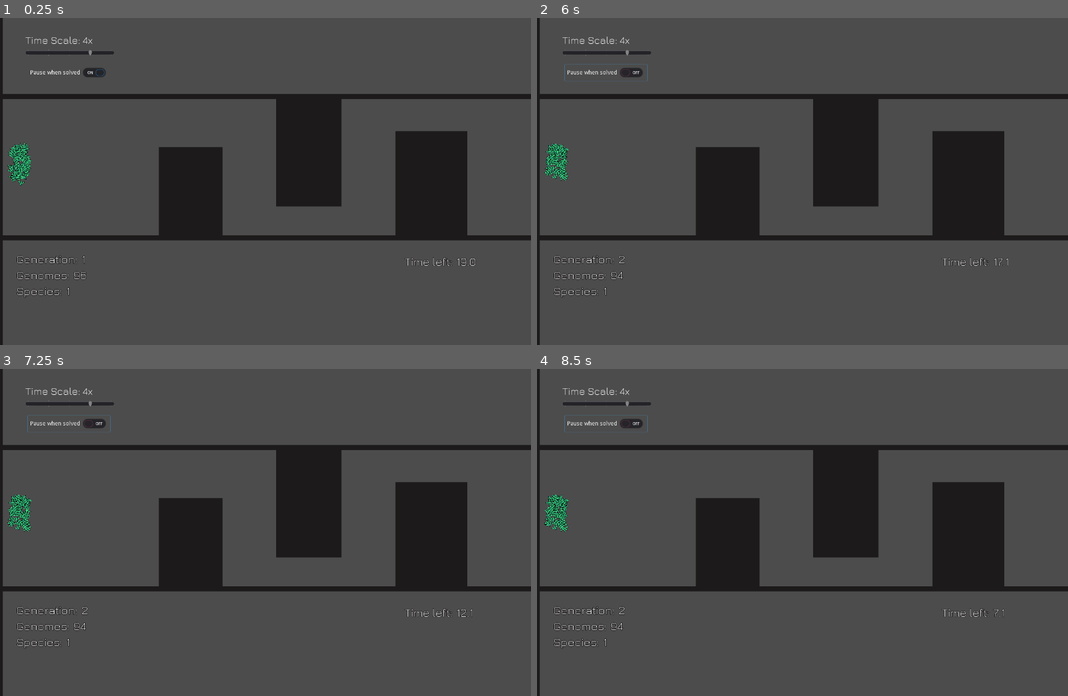
Above: before the commit, frames 1-4 (two rows, left to right).
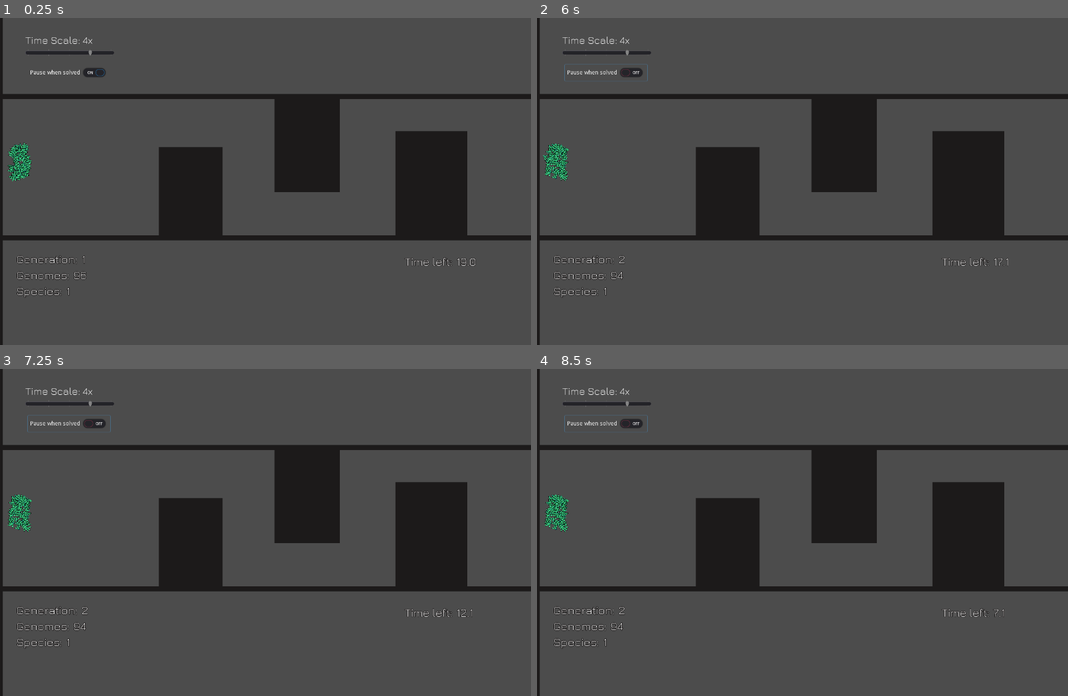
Above: after the commit, the same moments.

Repository: a0x77ry/plasmata
Game: Godot game, scene res://level1.tscn
The game is run twice, just before and just after one commit, with the same random seed, the same clock (stepped at 60 frames per second) and the same inputs.
Inputs:
- Up to frame 1 (0.25 s): no input
- Up to frame 2 (6 s): tap Enter (ui_accept) at 0.5, 0.77 s; click "Pause when solved" at 1.25 s
- Up to frame 3 (7.25 s): no input
- Up to frame 4 (8.5 s): no input

The runs differ from the first frame. In frame 1, 0.8% of the frame differs, in the area x 1-65%, y 24-58%; in frame 2, 0.8%; in frame 3, 0.8%; in frame 4, 0.8%.

Commit message:
Add weight and link mutation rate

Diff:
--- a/level1.tscn
+++ b/level1.tscn
@@ -94,9 +94,9 @@
 collision_layer = 3
 
 [node name="Wall6" parent="Walls" instance=ExtResource( 2 )]
-position = Vector2( 757, 227 )
+position = Vector2( 753, 207 )
 rotation = 1.5708
-scale = Vector2( 8.36, 11.482 )
+scale = Vector2( 7.44, 11.482 )
 collision_layer = 3
 
 [node name="Wall7" parent="Walls" instance=ExtResource( 2 )]
--- a/scripts/genome.gd
+++ b/scripts/genome.gd
@@ -2,12 +2,16 @@
 
 const MUTATION_RATE = 0.8 # original: 0.8
 const WEIGHT_SHIFT_RATE = 0.9
-const EXPECTED_MUTATED_GENE_RATE = 0.1
-const EXPECTED_DISABLING_RATE = EXPECTED_MUTATED_GENE_RATE / 3
+# const EXPECTED_MUTATED_GENE_RATE = 0.1
+# const EXPECTED_DISABLING_RATE = EXPECTED_MUTATED_GENE_RATE / 3
+const EXPECTED_DISABLING_RATE = 0.03
 const MUTATION_STANDARD_DEVIATION = 2.0
 const ORIGINAL_WEIGHT_VALUE_LIMIT = 2.0
 const ADD_LINK_RATE = 0.3 # original : 0.3
 const ADD_NODE_RATE = 0.15 # original : 0.25
+const META_W_MUTATION_RATE = 0.2
+const META_ADD_LINK_MUTATION_RATE = 0.2
+const META_ADD_NODE_MUTATION_RATE = 0.2
 
 var input_nodes
 var hidden_nodes
@@ -19,13 +23,16 @@
 # var gen_num # the gen of the species
 var genome_id: int
 var species_id: int
-
 var adjusted_fitness
 var random = RandomNumberGenerator.new()
+var mutated_gene_rate = 0.1
+var add_link_rate = 0.3
+var add_node_rate = 0.15
 
 
 func _init(_population, _input_nodes=[], _hidden_nodes=[], _output_nodes=[],
     _links=[], _fitness=0):
+  random.randomize()
   population = _population
   input_nodes = _input_nodes
   hidden_nodes = _hidden_nodes
@@ -35,8 +42,10 @@
   # gen_num = population.generation
   genome_id = population.generate_UIN()
   species_id = -1
-
   # input_nodes.append(InputNode.new(population.add_UIN(0), "bias"))
+  mutated_gene_rate = random.randf_range(0.0, 0.4)
+  add_link_rate = random.randf_range(0.1, 0.6)
+  add_link_rate = random.randf_range(0.0, 0.3)
 
 
 func init_io_nodes(input_names: Array, output_names: Array):
@@ -56,17 +65,28 @@
     for link in links:
       # Shift weights
       if random.randf() < WEIGHT_SHIFT_RATE:
-        if random.randf() < EXPECTED_MUTATED_GENE_RATE:
+        if random.randf() < mutated_gene_rate:
           link.weight = random.randfn(link.weight, MUTATION_STANDARD_DEVIATION)
       # Change weights randomly
       else:
-        if random.randf() < EXPECTED_MUTATED_GENE_RATE:
+        if random.randf() < mutated_gene_rate:
           link.weight = random.randf_range(-ORIGINAL_WEIGHT_VALUE_LIMIT, ORIGINAL_WEIGHT_VALUE_LIMIT)
       # Disable link
       if random.randf() < EXPECTED_DISABLING_RATE:
         link.is_enabled = !link.is_enabled
+
+    # Change the meta weight mutation rate
+    if random.randf() < META_W_MUTATION_RATE:
+      mutated_gene_rate = clamp(random.randfn(mutated_gene_rate, 0.2), 0.0, 1.0)
+    # Change the add_link mutation rate
+    if random.randf() < META_ADD_LINK_MUTATION_RATE:
+      add_link_rate = clamp(random.randfn(add_link_rate, 0.2), 0.0, 1.0)
+    # Change the add_node mutation rate
+    # if random.randf() < META_ADD_NODE_MUTATION_RATE:
+    #   add_node_rate = clamp(random.randfn(add_node_rate, 0.2), 0.0, 1.0)
+
     # Add a link
-    if random.randf() < ADD_LINK_RATE:
+    if random.randf() < add_link_rate:
       var source_nodes = input_nodes + hidden_nodes
       var source_node = source_nodes[random.randi_range(0, source_nodes.size() - 1)]
       var target_node = choose_target_node(source_node)
--- a/scripts/level1.gd
+++ b/scripts/level1.gd
@@ -60,7 +60,10 @@
 
 
 func init_population():
-  population = Population.new([], [], input_names, output_names)
+  var starting_gen = 0
+  if population != null:
+    starting_gen = population.generation
+  population = Population.new([], [], input_names, output_names, starting_gen)
   number_of_agents = population.target_population
   # population.init_genomes(input_names, output_names, number_of_agents)
   generate_agent_population()
@@ -81,7 +84,10 @@
     for agent in agents_alive:
       agent.queue_free()
     generate_agent_population()
-    timer.start(TIME)
+    if number_of_agents > 0:
+      timer.start(TIME)
+    else:
+      timer.start(0.1)
     gen_counter.text = str(population.generation)
     genome_counter.text = str(population.genomes.size())
     species_counter.text = str(population.species.size())
--- a/scripts/population.gd
+++ b/scripts/population.gd
@@ -18,16 +18,17 @@
 
 var random = RandomNumberGenerator.new()
 var max_IN_used := 0
-var generation := 0
+var generation
 var all_species_adj_fitness = 0.0
 
 
 func _init(_genomes=[], _species=[], input_names=[], output_names=[],
-    _selection_rate=0.3, _target_population=100):
+    _generation=0, _selection_rate=0.3, _target_population=100):
   genomes = _genomes
   species = _species
   selection_rate = _selection_rate
   target_population = _target_population
+  generation = _generation
   random.randomize()
   for _i in range(0, target_population):
     var new_genome = Genome.new(self)
@@ -42,29 +43,6 @@
     for genome in genome_groups[-1]:
       genome.species_id = genome_groups[-1][0].genome_id # the first of each group will be the prototype of the species
     species.append(Species.new(self, genome_groups[-1][0], genome_groups[-1]))
-
-  # var first_genomes = genomes.slice(0, int(floor(target_population / 2)))
-  # var first_prototype = first_genomes[0]
-  # for genome in first_genomes:
-  #   genome.species_id = first_prototype.genome_id
-  # var second_genomes = genomes.slice(int(ceil(target_population / 2)), target_population)
-  # var second_prototype = second_genomes[0]
-  # for genome in second_genomes:
-  #   genome.species_id = second_prototype.genome_id
-  # var first_species = Species.new(self, first_genomes[0], first_genomes)
-  # species.append(first_species)
-  # if target_population > 1:
-  #   var second_species = Species.new(self, second_genomes[0], second_genomes)
-  #   species.append(second_species)
-  # breakpoint
-
-
-# Creates and initializes all genomes with input and output nodes
-# func init_genomes(input_names: Array, output_names: Array, number_of_genomes: int):
-#   for _i in range(0, number_of_genomes):
-#     var new_genome = Genome.new(self)
-#     new_genome.init_io_nodes(input_names, output_names)
-#     genomes.append(new_genome)
 
 
 # Changes genomes to the next generation
--- a/scripts/species.gd
+++ b/scripts/species.gd
@@ -1,12 +1,14 @@
 class_name Species
 
-const STALE_GENS_BEFORE_DEATH = 300
+const STALE_GENS_BEFORE_DEATH = 20
 const REQUIRED_SPECIES_IMPROVEMENT = 50
+# const SELECTION_RATE = 0.3
 const SELECTION_RATE = 0.3
 const CROSSOVER_RATE = 0.75
 const DISABLED_LINK_SELECTION_RATE = 0.75
 const TOP_GENOMES_RATE = 1
 const INSPECIES_SELECTION_BIAS = 50
+const FITNESS_NUM_TO_COMPARE =5
 
 const Genome = preload("res://scripts/genome.gd")
 const InputNode = preload("res://scripts/genome.gd").InputNode
@@ -100,11 +102,11 @@
     var avg_first_avg_fitness
     var total_last_avg_fitness = 0
     var total_first_avg_fitness = 0
-    for i in range(0, 5):
+    for i in range(0, FITNESS_NUM_TO_COMPARE):
       total_last_avg_fitness += avg_fitness[-(i+1)]
       total_first_avg_fitness += avg_fitness[i]
-    avg_last_avg_fitness = total_last_avg_fitness / 5
-    avg_first_avg_fitness = total_first_avg_fitness / 5
+    avg_last_avg_fitness = total_last_avg_fitness / FITNESS_NUM_TO_COMPARE
+    avg_first_avg_fitness = total_first_avg_fitness / FITNESS_NUM_TO_COMPARE
     print("Last avg_fitness: %s, First: %s" % [avg_last_avg_fitness, avg_first_avg_fitness])
     if avg_last_avg_fitness - avg_first_avg_fitness < REQUIRED_SPECIES_IMPROVEMENT:
       members = [] # if there is no improvement after some generations kill the species
@@ -169,6 +171,9 @@
 
     crossed_genome.species_id = fittest_parent.species_id
     crossed_genome.genome_id = fittest_parent.genome_id
+    crossed_genome.mutated_gene_rate = fittest_parent.mutated_gene_rate
+    crossed_genome.add_link_rate = fittest_parent.add_link_rate
+    crossed_genome.add_node_rate = fittest_parent.add_node_rate
     crossed_genome.tint = fittest_parent.tint
 
     # inherit nodes from the fittest parent
Not shown, changed: export_presets.cfg
